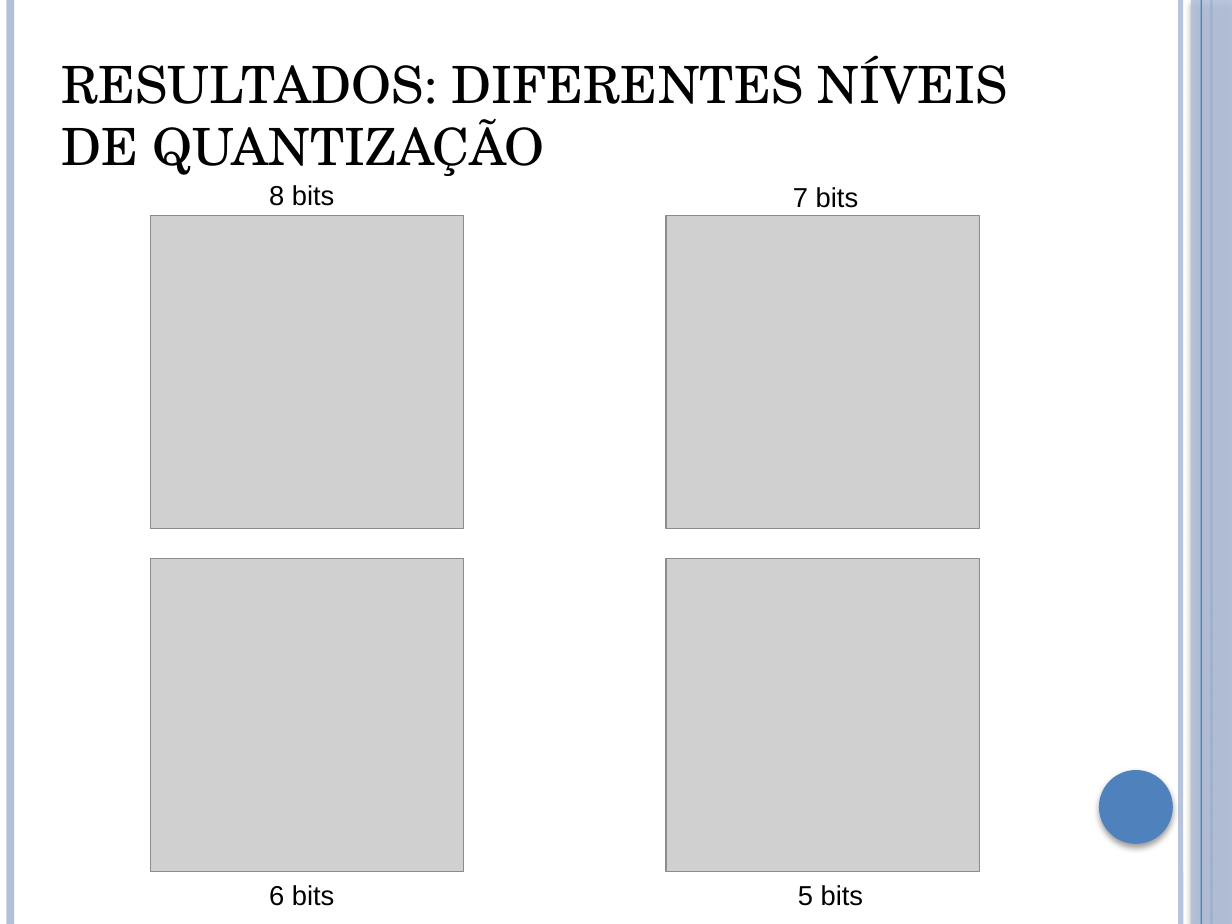
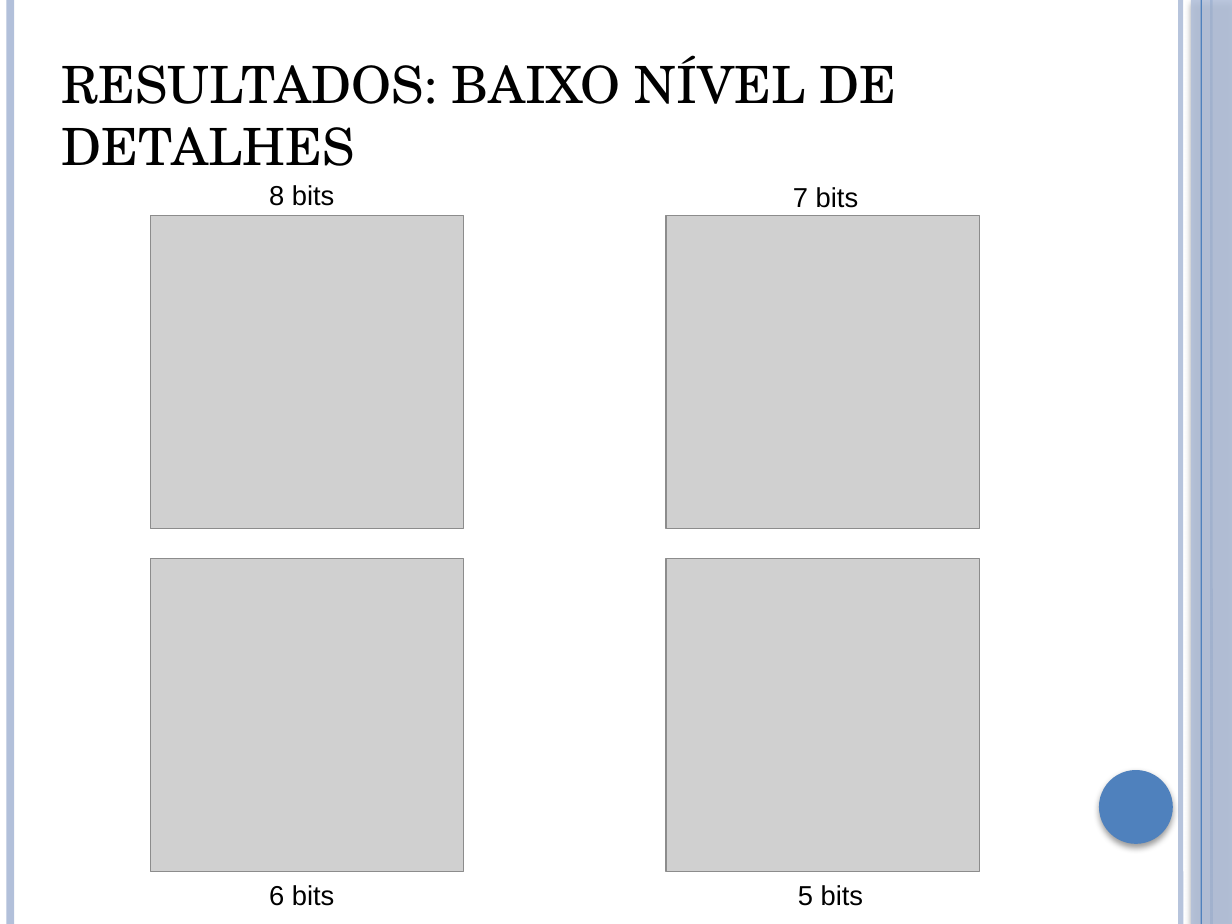
Before and after one commit to brunoliveira8/pdi, a slide deck: slide 15 of trabalho 2/apresentacao.pptx (slide 11 before the commit). Drawn at 1232x924 pixels with LibreOffice and Linux fonts; fonts in the diff are those of the drawing; grey boxes stand for pictures. Boxes give left, top, right and bottom in pixels: in the first picture for what was removed or moved away, otherwise in the second. Text is boxed around its words. In the diff, an @@ line names an element or a change of style, - is before the commit and + after.

```diff
--- a/trabalho 2/apresentacao.pptx
+++ b/trabalho 2/apresentacao.pptx
@@ text at (62, 55, 897, 166): text changed @@
-RESULTADOS: DIFERENTES NÍVEIS DE QUANTIZAÇÃO
+RESULTADOS: BAIXO NÍVEL DE DETALHES
```
Also in this commit, not shown: 8 other slides changed, 6 slides added, 46 other files.
